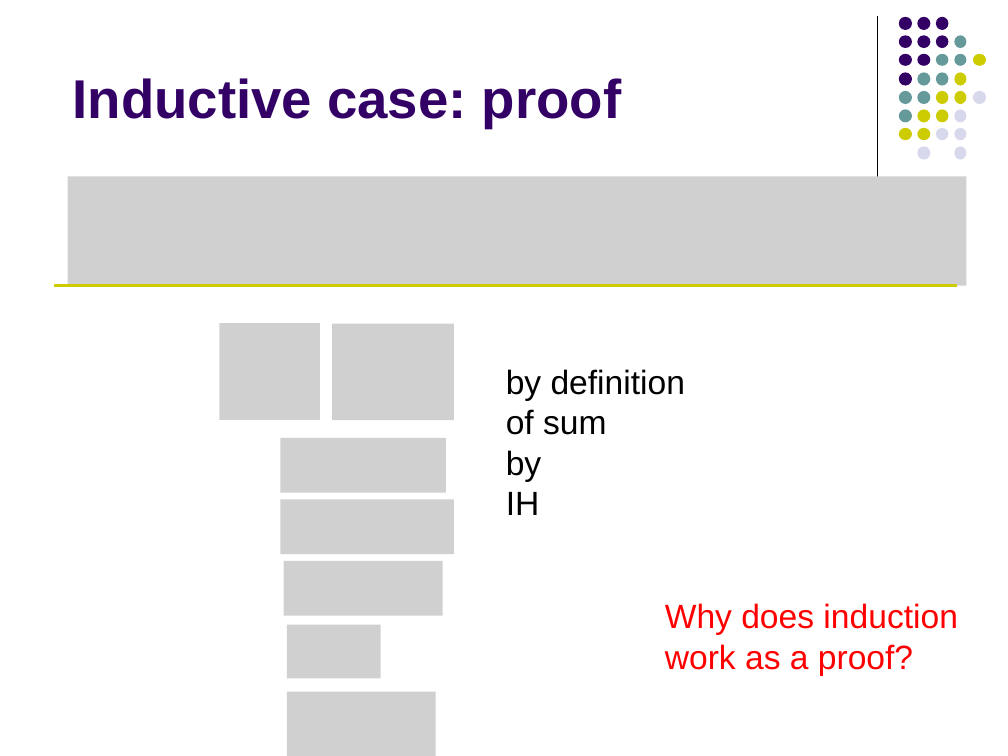
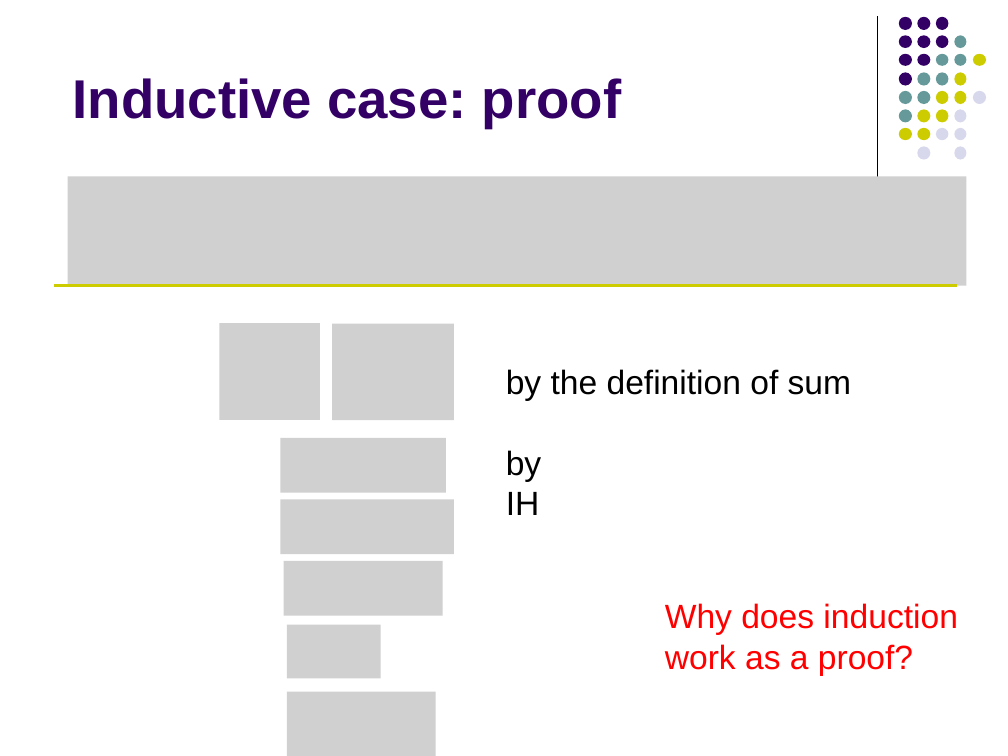
Before and after one commit to Collins-kariuk/Algorithms, a slide deck: slide 15 of Lectures/Lecture 02_Big O.pptx. Drawn at 1008x756 pixels with LibreOffice and Linux fonts; fonts in the diff are those of the drawing; grey boxes stand for pictures. Boxes give left, top, right and bottom in pixels: in the first picture for what was removed or moved away, otherwise in the second. Text is boxed around its words. In the diff, an @@ line names an element or a change of style, - is before the commit and + after.

```diff
--- a/Lectures/Lecture 02_Big O.pptx
+++ b/Lectures/Lecture 02_Big O.pptx
@@ text at <box>506,369,851,401</box>: text changed @@
-by definition of sum
+by the definition of sum
```
Also in this commit, not shown: 14 other slides changed.
